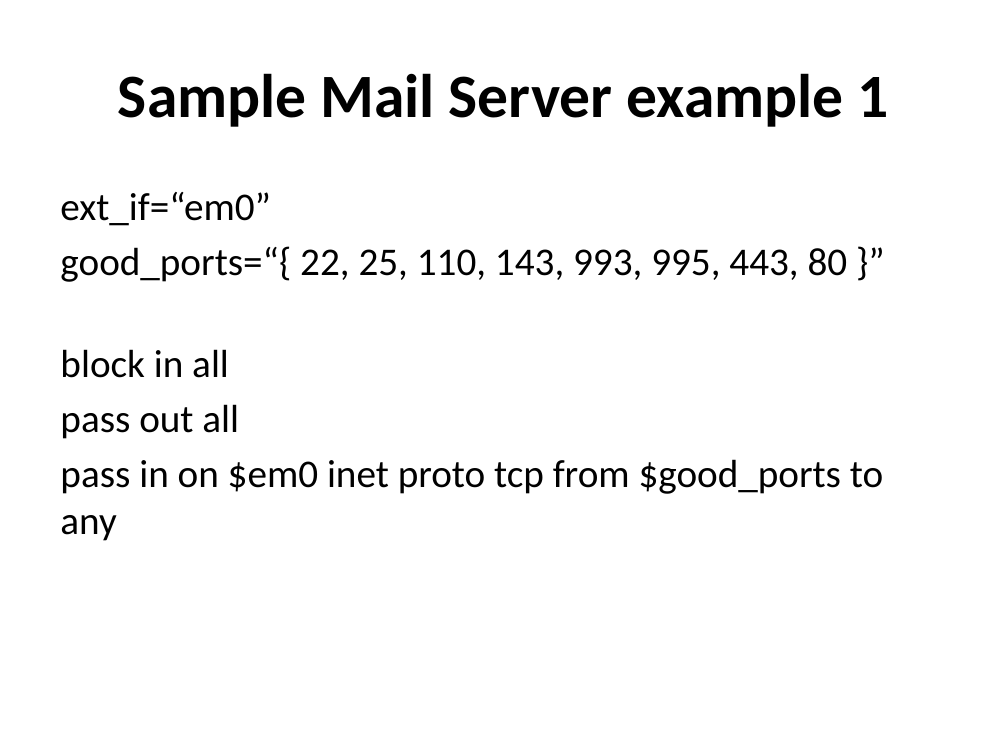
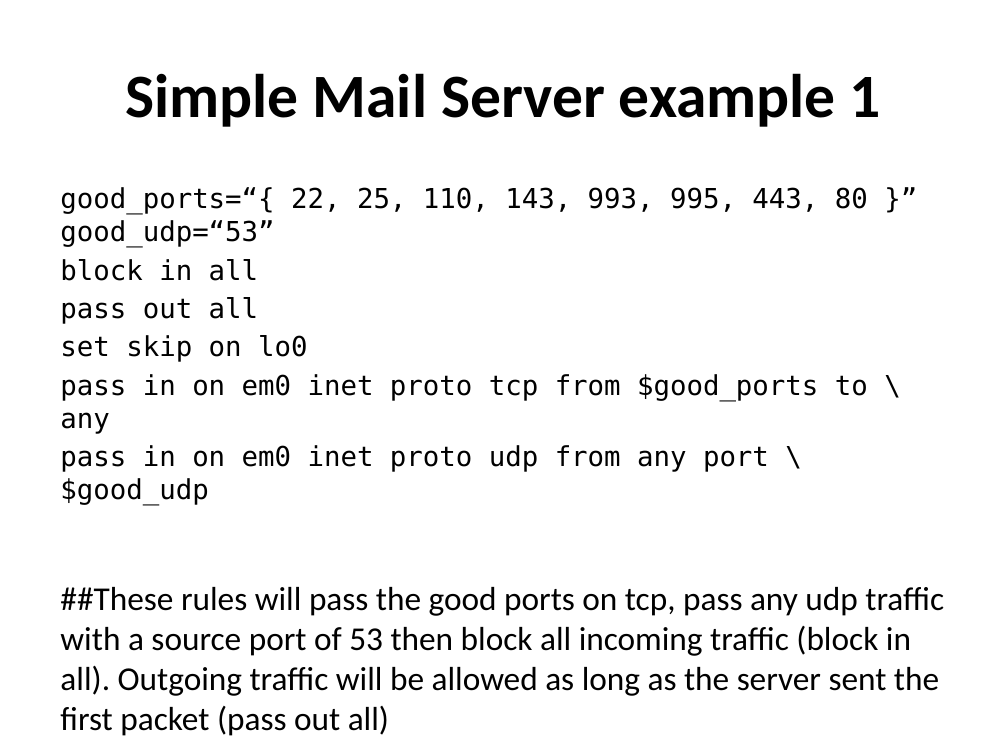
Before and after one commit to afnog/sse, a slide deck: slide 28 of firewalls/Firewalling in FreeBSD-v1.pptx. Drawn at 1008x756 pixels with LibreOffice and Linux fonts; fonts in the diff are those of the drawing. Boxes give left, top, right and bottom in pixels: in the first picture for what was removed or moved away, otherwise in the second. Text is boxed around its words. In the diff, an @@ line names an element or a change of style, - is before the commit and + after.

```diff
--- a/firewalls/Firewalling in FreeBSD-v1.pptx
+++ b/firewalls/Firewalling in FreeBSD-v1.pptx
@@ title at <box>126,73,881,127</box>: text changed @@
-Sample Mail Server example 1
+Simple Mail Server example 1
@@ text at <box>60,187,868,247</box>: text changed; size 28 to 19.6 pt; font Calibri to DejaVu Sans Mono @@
-ext_if=“em0”
-good_ports=“{ 22, 25, 110, 143, 993, 995, 443, 80 }”
+good_ports=“{ 22, 25, 110, 143, 993, 995, 443, 80 }”
+good_udp=“53”
@@ text at <box>60,259,258,324</box>: size 28 to 19.6 pt, font Calibri to DejaVu Sans Mono in "block in all", "pass out all"; less space between paragraphs @@
@@ text at <box>60,335,944,736</box>: text changed; size 28 to 23.8 pt @@
-pass in on $em0 inet proto tcp from $good_ports to any
+set skip on lo0
+pass in on em0 inet proto tcp from $good_ports to \ any
+pass in on em0 inet proto udp from any port \$good_udp
+##These rules will pass the good ports on tcp, pass any udp traffic with a source port of 53 then block all incoming traffic (block in all). Outgoing traffic will be allowed as long as the server sent the first packet (pass out all)
```
Also in this commit, not shown: 4 other slides changed.
